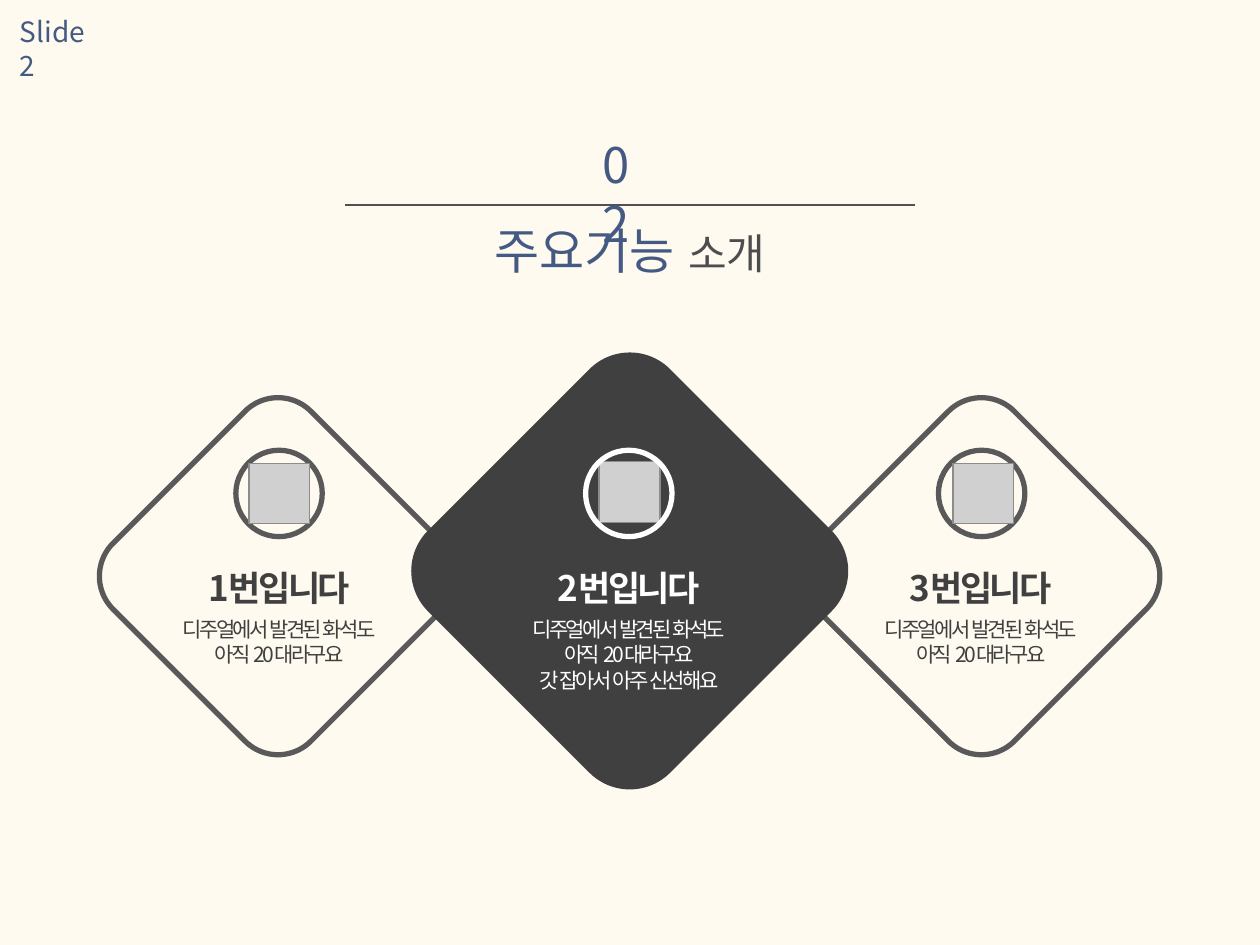
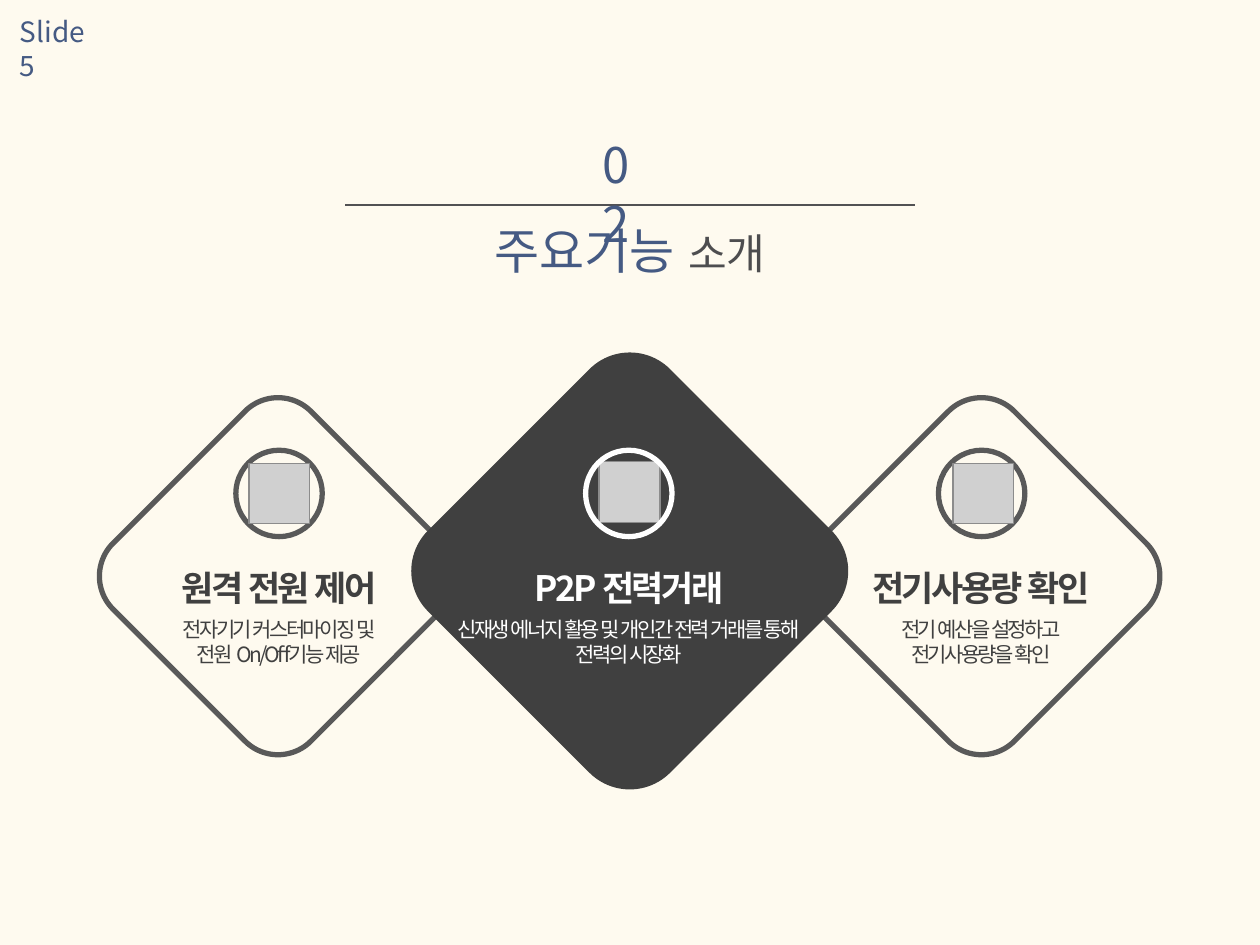
Before and after one commit to 97thCJY/CapstoneDesignDC, a slide deck: slide 6 of req_doc/DC 스마트그리드 홈 네트워크 제안서.pptx. Drawn at 1260x945 pixels with LibreOffice and Linux fonts; fonts in the diff are those of the drawing; grey boxes stand for pictures. Boxes give left, top, right and bottom in pixels: in the first picture for what was removed or moved away, otherwise in the second. Text is boxed around its words. In the diff, an @@ line names an element or a change of style, - is before the commit and + after.

```diff
--- a/req_doc/DC 스마트그리드 홈 네트워크 제안서.pptx
+++ b/req_doc/DC 스마트그리드 홈 네트워크 제안서.pptx
@@ text at (20,19,85,77): text changed @@
-Slide 2
+Slide 5
@@ text at (182,571,377,604): text changed @@
-1번입니다
+원격 전원 제어
@@ text at (535,571,723,604): text changed @@
-2번입니다
+P2P 전력거래
@@ text at (872,571,1090,604): text changed @@
-3번입니다
+전기사용량 확인
@@ text at (183,619,375,666): text changed @@
-디주얼에서 발견된 화석도
-아직 20대라구요
+전자기기 커스터마이징 및
+전원 On/Off기능 제공
@@ text at (458,619,800,664): text changed @@
-디주얼에서 발견된 화석도
-아직 20대라구요
-갓 잡아서 아주 신선해요
+신재생 에너지 활용 및 개인간 전력 거래를 통해
+전력의 시장화
@@ text at (901,619,1060,664): text changed @@
-디주얼에서 발견된 화석도
-아직 20대라구요
+전기 예산을 설정하고
+전기사용량을 확인
```
Also in this commit, not shown: 4 other slides changed, 4 slides added, 5 other files.
